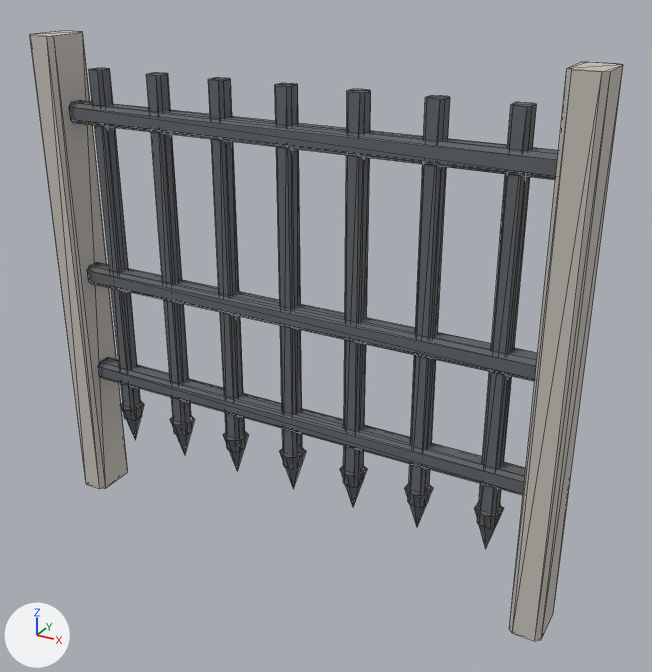
The glTF model assets/portcullis.glb, before and after one commit.
Camera for both pictures: a 50 mm camera at (2.71, -4.47, 3.85) aimed at (0.21, 0.08, 1.57). The axes (+X, +Y, +Z) are drawn at lower left. The lights are the same throughout. The first picture is the older version. Mesh edges are drawn as thin lines. Vertices at exactly the same position are counted once.

The scene before the commit, as lines of its bpy script (objects in view):
```python
me_portcullis = bpy.data.meshes.new('portcullis')
me_portcullis.from_pydata(...)  # 241 vertices, 406 faces; spans x -1.8..1.8, y -0.16..0.16, z 0.0..3.3
# faces by material slot: [350, 56]
me_portcullis.materials.append(mat_mat_iron)  # dark grey #616569
me_portcullis.materials.append(mat_mat_stonewall)  # light grey #c4bfb6
ob_portcullis = bpy.data.objects.new('portcullis', me_portcullis)
ob_portcullis.location = (0.0, 0.0, 0.0)
```
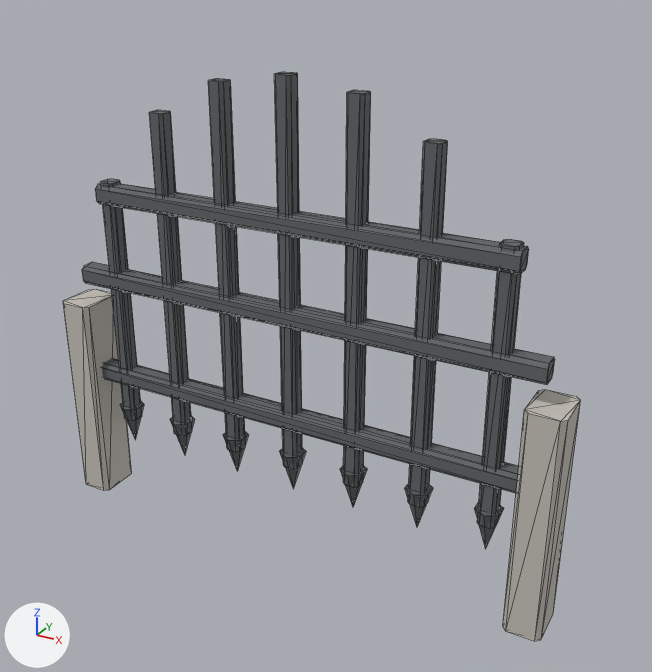
The edits, one by one:
me_portcullis is used by ob_portcullis; location (0.0, 0.0, 0.0).
me_portcullis had 241 vertices, 406 faces and spanned x -1.8..1.8, y -0.16..0.16, z 0.0..3.3.
me_portcullis now has 241 vertices, 406 faces and spans x -1.8..1.8, y -0.16..0.16, z 0.0..3.16.
me_portcullis part 1: the loose piece of 16 vertices spanning x -1.6..1.6, y -0.07..0.07, z 0.91..1.04 is scaled about its middle by (1.04, 1, 1).
me_portcullis part 2: the loose piece of 16 vertices spanning x -1.6..1.6, y -0.07..0.07, z 1.64..1.77 is scaled about its middle by (1.03, 1, 1).
me_portcullis part 3: the loose piece of 16 vertices spanning x -1.6..1.6, y -0.07..0.07, z 2.75..2.88 is scaled about its middle by (0.904, 1, 1), then moved by (0.0, 0.0, -0.52).
me_portcullis part 4: the loose piece of 16 vertices spanning x -1.8..-1.6, y -0.16..0.16, z 0.0..3.3 is scaled about its middle by (1.23, 1, 0.455), then moved by (0.02, 0.0, -0.9).
me_portcullis part 5: the loose piece of 16 vertices spanning x 1.6..1.8, y -0.16..0.16, z 0.0..3.3 is scaled about its middle by (1.23, 1, 0.455), then moved by (-0.02, 0.0, -0.9).
me_portcullis part 6: all 8 vertices in x -1.43..-1.32, y -0.05..0.05, z 3.1 are moved by (0.0, 0.0, -0.72).
me_portcullis part 7: all 8 vertices in x 1.32..1.43, y -0.05..0.05, z 3.1 are moved by (0.0, 0.0, -0.72).
me_portcullis part 8: all 8 vertices in x -0.97..-0.86, y -0.05..0.05, z 3.1 are moved by (0.0, 0.0, -0.23).
me_portcullis part 9: all 8 vertices in x 0.86..0.97, y -0.05..0.05, z 3.1 are moved by (0.0, 0.0, -0.23).
me_portcullis part 10: all 8 vertices in x -0.05..0.05, y -0.05..0.05, z 3.1 are moved by (0.0, 0.0, 0.06).
Other edits to the shape of me_portcullis do not show in these pictures.

Where the change shows, as pixel boxes (x1, y1, x2, y2) in the pictures (652 x 672 px; the box of a moved part takes in the faces that stretch with it):
'portcullis', reshaped (13% narrower, 7% shorter): before (30, 31, 623, 641); after (63, 72, 581, 641)
part 1 of me_portcullis, moved or reshaped: before (98, 357, 526, 495); after (102, 358, 519, 493)
part 2 of me_portcullis, moved or reshaped: before (87, 262, 537, 381); after (82, 262, 555, 385)
part 3 of me_portcullis, moved or reshaped: before (69, 100, 558, 180); after (95, 183, 529, 274)
part 4 of me_portcullis, moved or reshaped: before (30, 31, 128, 489); after (63, 289, 132, 490)
part 5 of me_portcullis, moved or reshaped: before (509, 62, 623, 641); after (503, 390, 581, 641)
part 6 of me_portcullis, moved or reshaped: before (89, 68, 142, 421); after (100, 179, 142, 421)
part 7 of me_portcullis, moved or reshaped: before (477, 102, 537, 528); after (477, 239, 524, 528)
part 8 of me_portcullis, moved or reshaped: before (146, 73, 192, 436); after (149, 110, 192, 436)
part 9 of me_portcullis, moved or reshaped: before (408, 95, 450, 507); after (408, 139, 448, 507)
part 10 of me_portcullis, moved or reshaped: before (275, 83, 303, 469); after (275, 72, 303, 469)
